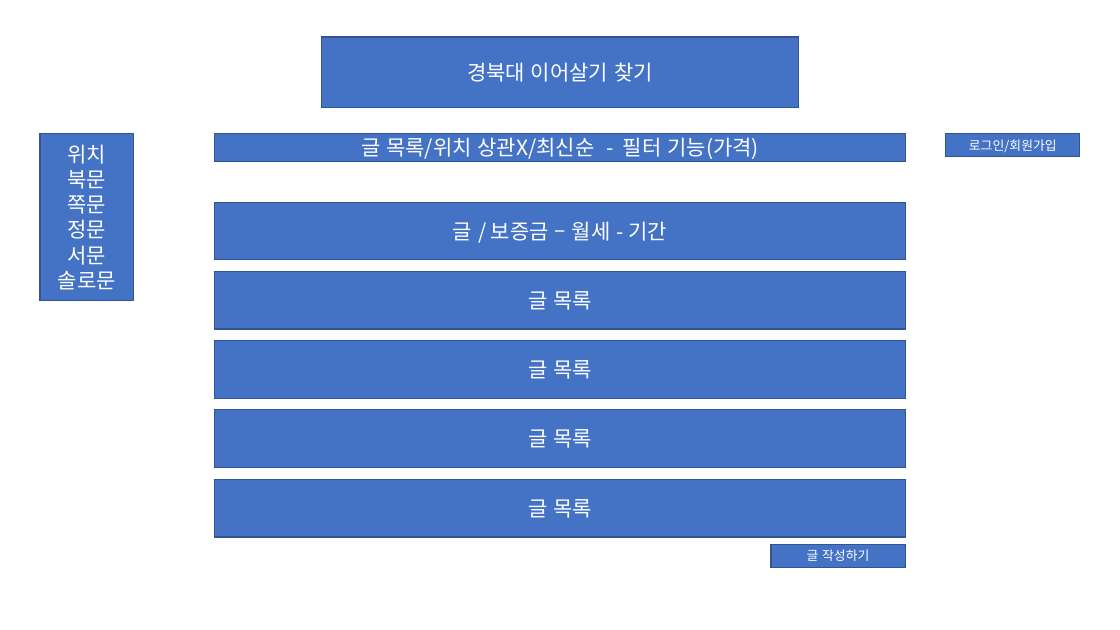
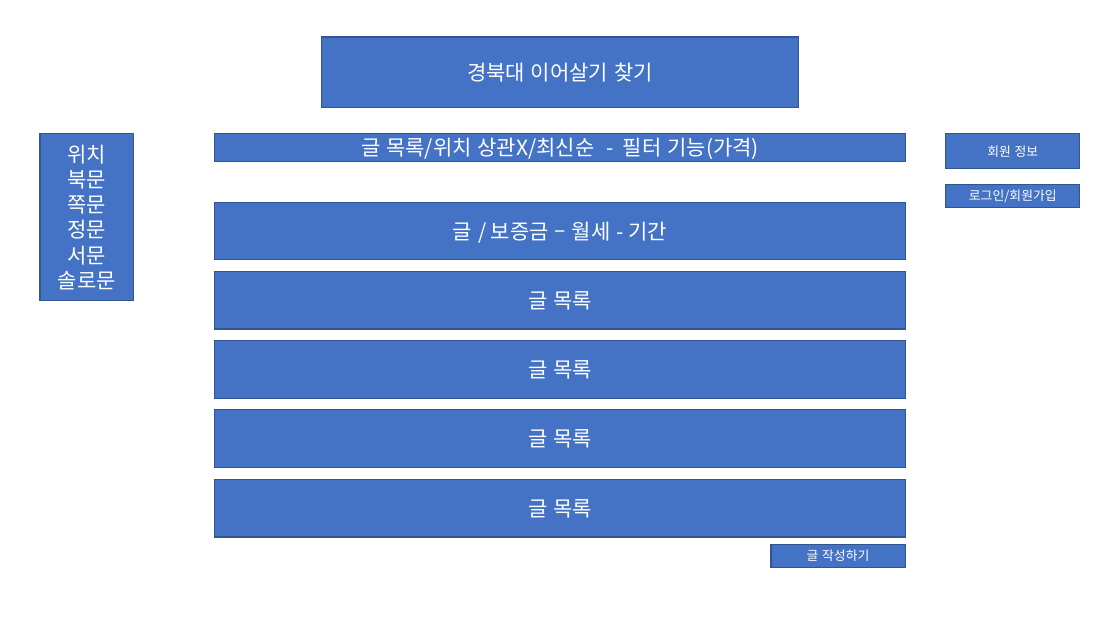
Before and after one commit to re1yun/live_on, a slide deck: slide 1 of storyboard.pptx. Drawn at 1120x630 pixels with LibreOffice and Linux fonts; fonts in the diff are those of the drawing. Boxes give left, top, right and bottom in pixels: in the first picture for what was removed or moved away, otherwise in the second. Text is boxed around its words. In the diff, an @@ line names an element or a change of style, - is before the commit and + after.

```diff
--- a/storyboard.pptx
+++ b/storyboard.pptx
@@ rectangle added at [946,134,1081,169], fill #4472C4, outline #325491 1 pt, 11 pt, text #FFFFFF @@
+회원 정보
@@ rectangle "로그인/회원가입": place and size @@
-rectangle "로그인/회원가입" at [946,134,1081,157]
+rectangle "로그인/회원가입" at [946,184,1081,208]
```
Also in this commit, not shown: 17 other files.
